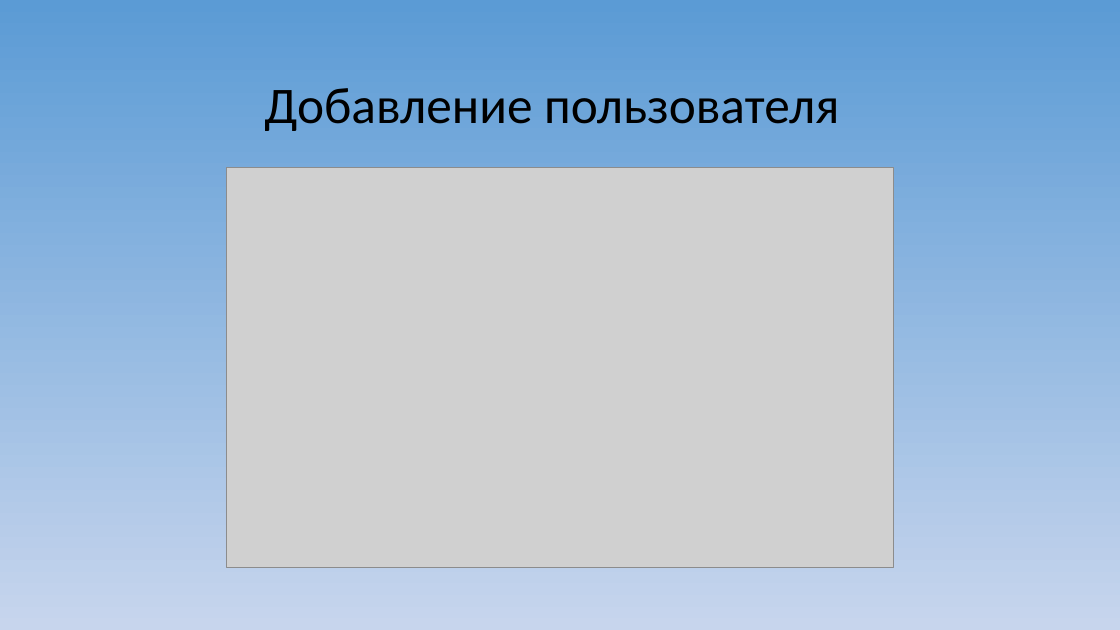
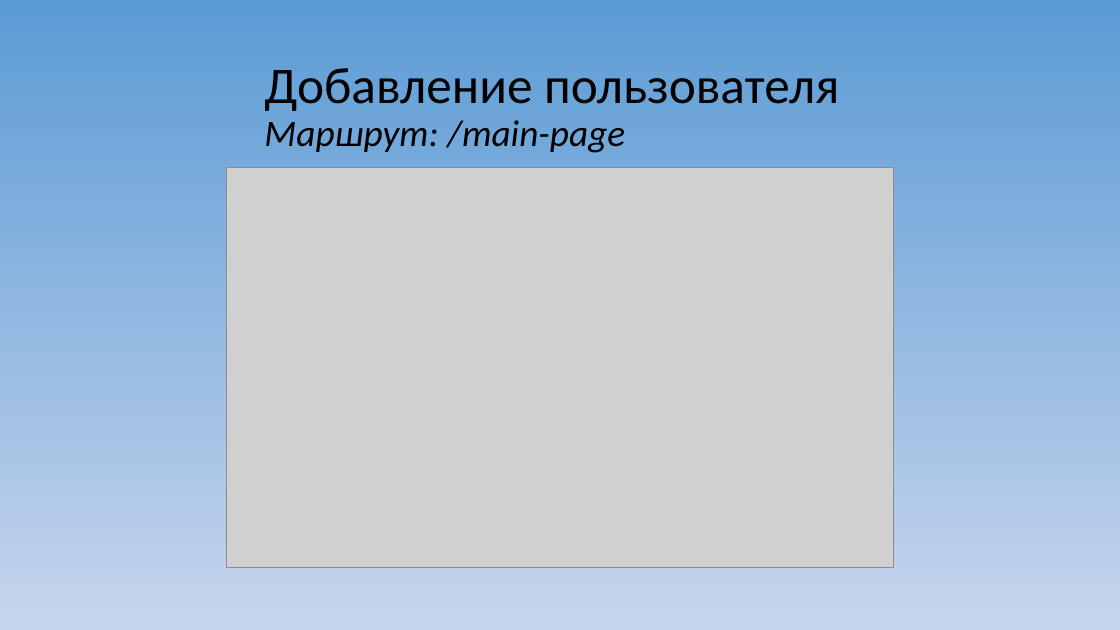
Before and after one commit to Solo322/VKspy, a slide deck: slide 5 of Макет приложения/VKSpy.ppt. Drawn at 1120x630 pixels with LibreOffice and Linux fonts; fonts in the diff are those of the drawing; grey boxes stand for pictures. Boxes give left, top, right and bottom in pixels: in the first picture for what was removed or moved away, otherwise in the second. Text is boxed around its words. In the diff, an @@ line names an element or a change of style, - is before the commit and + after.

```diff
--- a/Макет приложения/VKSpy.ppt
+++ b/Макет приложения/VKSpy.ppt
@@ title at [264,68,839,153]: text changed @@
-Добавление пользователя
+Добавление пользователя
+Маршрут: /main-page
```
Also in this commit, not shown: 6 other slides changed, 4 other files.
